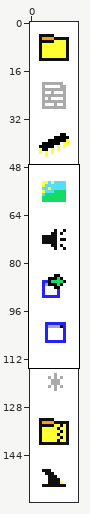
Sprite sheet: assets/menu/icons/16color.png. Above, an overview of the earlier version with the close-up marked.
Close-up. As it was:
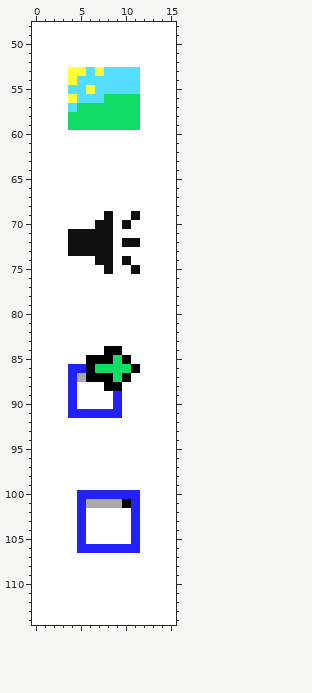
The file is 16x160 pixels. Shown: x 0..15, y 48..114.
After the commit:
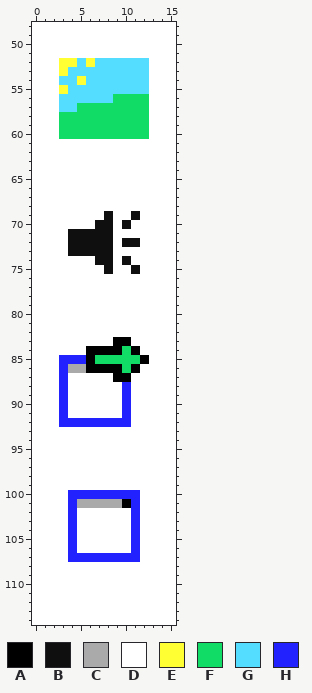
Palette (. is transparent): A #000000  B #0f0f0f  C #aaaaaa  D #ffffff  E #ffff33  F #11dd66  G #55ddff  H #2222ff
The edit:
@@ x 0..15 @@
  51 DDDDDDDDDDDDDDDD
- 52 DDDDDDDDDDDDDDDD
- 53 DDDDEEGEGGGGDDDD
- 54 DDDDEGGGGGGGDDDD
- 55 DDDDGGEGGGGGDDDD
- 56 DDDDEGGGFFFFDDDD
- 57 DDDDGFFFFFFFDDDD
- 58 DDDDFFFFFFFFDDDD
- 59 DDDDFFFFFFFFDDDD
- 60 DDDDDDDDDDDDDDDD
+ 52 DDDEEGEGGGGGGDDD
+ 53 DDDEGGGGGGGGGDDD
+ 54 DDDGGEGGGGGGGDDD
+ 55 DDDEGGGGGGGGGDDD
+ 56 DDDGGGGGGFFFFDDD
+ 57 DDDGGFFFFFFFFDDD
+ 58 DDDFFFFFFFFFFDDD
+ 59 DDDFFFFFFFFFFDDD
+ 60 DDDFFFFFFFFFFDDD
  61 DDDDDDDDDDDDDDDD
@@ x 0..15 @@
  82 DDDDDDDDDDDDDDDD
- 83 DDDDDDDDDDDDDDDD
- 84 DDDDDDDDAADDDDDD
- 85 DDDDDDAAAFADDDDD
- 86 DDDDHHAFFFFADDDD
- 87 DDDDHCAAAFADDDDD
- 88 DDDDHDDDAADDDDDD
- 89 DDDDHDDDDHDDDDDD
- 90 DDDDHDDDDHDDDDDD
- 91 DDDDHHHHHHDDDDDD
- 92 DDDDDDDDDDDDDDDD
+ 83 DDDDDDDDDAADDDDD
+ 84 DDDDDDAAAAFADDDD
+ 85 DDDHHHAFFFFFADDD
+ 86 DDDHCCAAAAFADDDD
+ 87 DDDHDDDDDAADDDDD
+ 88 DDDHDDDDDDHDDDDD
+ 89 DDDHDDDDDDHDDDDD
+ 90 DDDHDDDDDDHDDDDD
+ 91 DDDHDDDDDDHDDDDD
+ 92 DDDHHHHHHHHDDDDD
  93 DDDDDDDDDDDDDDDD
@@ x 0..15 @@
  99 DDDDDDDDDDDDDDDD
-100 DDDDDHHHHHHHDDDD
-101 DDDDDHCCCCAHDDDD
-102 DDDDDHDDDDDHDDDD
-103 DDDDDHDDDDDHDDDD
-104 DDDDDHDDDDDHDDDD
-105 DDDDDHDDDDDHDDDD
-106 DDDDDHHHHHHHDDDD
-107 DDDDDDDDDDDDDDDD
+100 DDDDHHHHHHHHDDDD
+101 DDDDHCCCCCAHDDDD
+102 DDDDHDDDDDDHDDDD
+103 DDDDHDDDDDDHDDDD
+104 DDDDHDDDDDDHDDDD
+105 DDDDHDDDDDDHDDDD
+106 DDDDHDDDDDDHDDDD
+107 DDDDHHHHHHHHDDDD
 108 DDDDDDDDDDDDDDDD
